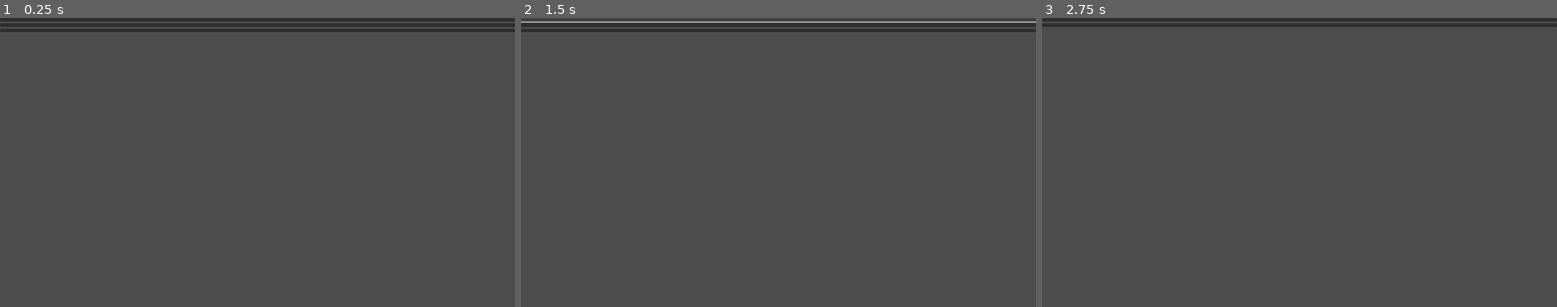
Above: before the commit, frames 1-3 (left to right).
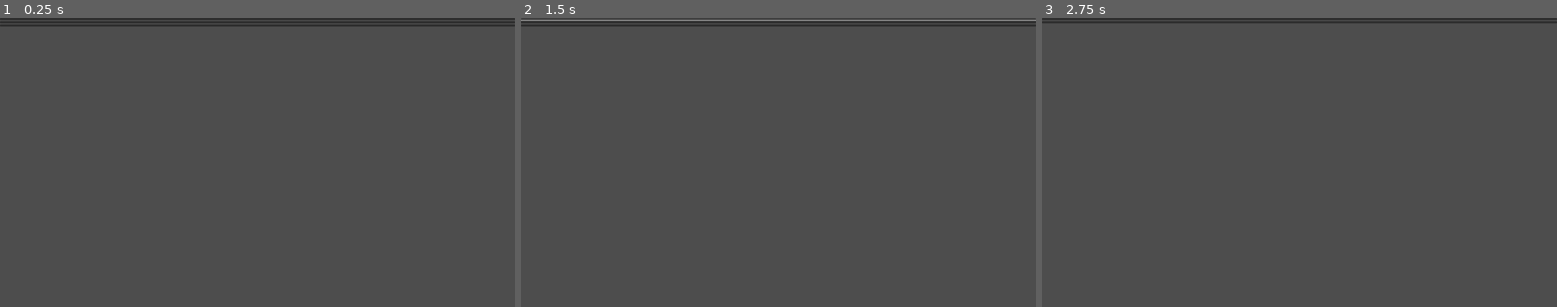
Above: after the commit, the same moments.

Repository: PurplePerpule/IndieHubJam
Game: Godot game, scene res://Interface/Main_menu/Main_menu.tscn
Two runs of this game, one before a commit and one after it. Both use one fixed random seed, a clock stepped at 60 frames per second and the inputs below. The project has no main scene, so this scene is started directly.
Inputs (mouse positions are in pixels of both pictures, inside the frame that each line leads up to; where the layout moved, square brackets give the same spot in the first picture):
- Up to frame 1 (0.25 s): no input
- Up to frame 2 (1.5 s): click (778, 18) [778, 20] at 0.5 s; click (778, 18) [778, 20] at 1.25 s
- Up to frame 3 (2.75 s): click (1299, 20) [1299, 23] at 2 s

The runs differ from the first frame. In frame 1, 2.0% of the frame differs, in the area x 0-100%, y 0-5%; in frame 2, 2.4%; in frame 3, 1.8%.

Commit message:
Add crossfire

Diff:
--- a/pluto's-dance/Scenes/narkoman.tscn
+++ b/pluto's-dance/Scenes/narkoman.tscn
@@ -12,7 +12,6 @@
 transform = Transform3D(1, 0, 0, 0, 1, 0, 0, 0, 1, 0, 1.8, 0)
 
 [node name="Camera" type="Camera3D" parent="CameraPivot"]
-fov = 53.3672
 
 [node name="RayCast3D" type="RayCast3D" parent="CameraPivot"]
 transform = Transform3D(1, 0, 0, 0, -4.37114e-08, 1, 0, -1, -4.37114e-08, 0, 0, 0)
@@ -22,3 +21,26 @@
 [node name="CollisionShape3D" type="CollisionShape3D" parent="."]
 transform = Transform3D(1, 0, 0, 0, 1, 0, 0, 0, 1, 0, 1, 0)
 shape = SubResource("CapsuleShape3D_lrd5i")
+
+[node name="Crossfire" type="Control" parent="."]
+layout_mode = 3
+anchors_preset = 15
+anchor_right = 1.0
+anchor_bottom = 1.0
+grow_horizontal = 2
+grow_vertical = 2
+size_flags_horizontal = 4
+size_flags_vertical = 4
+
+[node name="ColorRect" type="ColorRect" parent="Crossfire"]
+layout_mode = 1
+anchors_preset = 8
+anchor_left = 0.5
+anchor_top = 0.5
+anchor_right = 0.5
+anchor_bottom = 0.5
+offset_right = 5.0
+offset_bottom = 5.0
+grow_horizontal = 2
+grow_vertical = 2
+color = Color(0, 0, 0, 1)
--- a/pluto's-dance/level/test.tscn
+++ b/pluto's-dance/level/test.tscn
@@ -42,9 +42,3 @@
 
 [node name="TheCup" parent="." instance=ExtResource("3_yj2pa")]
 transform = Transform3D(1, 0, 0, 0, 1, 0, 0, 0, 1, 0, 0.260819, 0.741673)
-
-[node name="TheCup2" parent="." instance=ExtResource("3_yj2pa")]
-transform = Transform3D(3.43, 0, 0, 0, 3.43, 0, 0, 0, 3.43, 2.91946, 0.696965, 0.741673)
-
-[node name="TheCup3" parent="." instance=ExtResource("3_yj2pa")]
-transform = Transform3D(6.89, 0, 0, 0, 6.89, 0, 0, 0, 6.89, 5.72901, 1.25382, 0.741673)
--- a/pluto's-dance/project.godot
+++ b/pluto's-dance/project.godot
@@ -13,6 +13,12 @@
 config/name="Pluto's Dance"
 config/features=PackedStringArray("4.3", "Forward Plus")
 config/icon="res://icon.svg"
+
+[display]
+
+window/size/viewport_width=1920
+window/size/viewport_height=1080
+window/size/mode=3
 
 [global_group]
 
